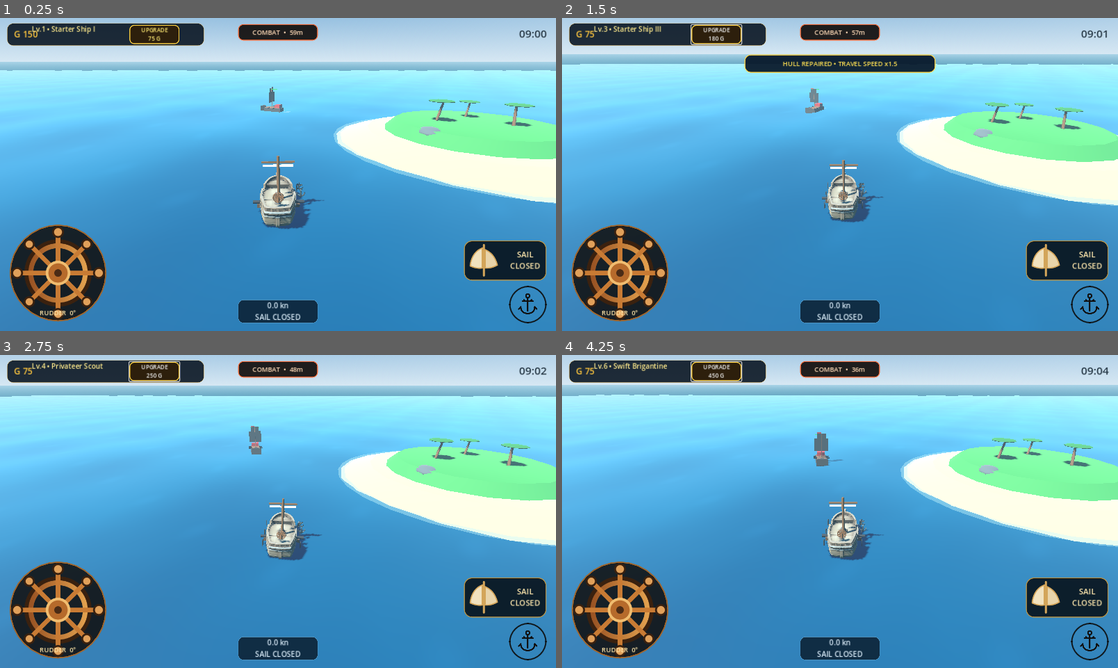
Above: before the commit, frames 1-4 (two rows, left to right).
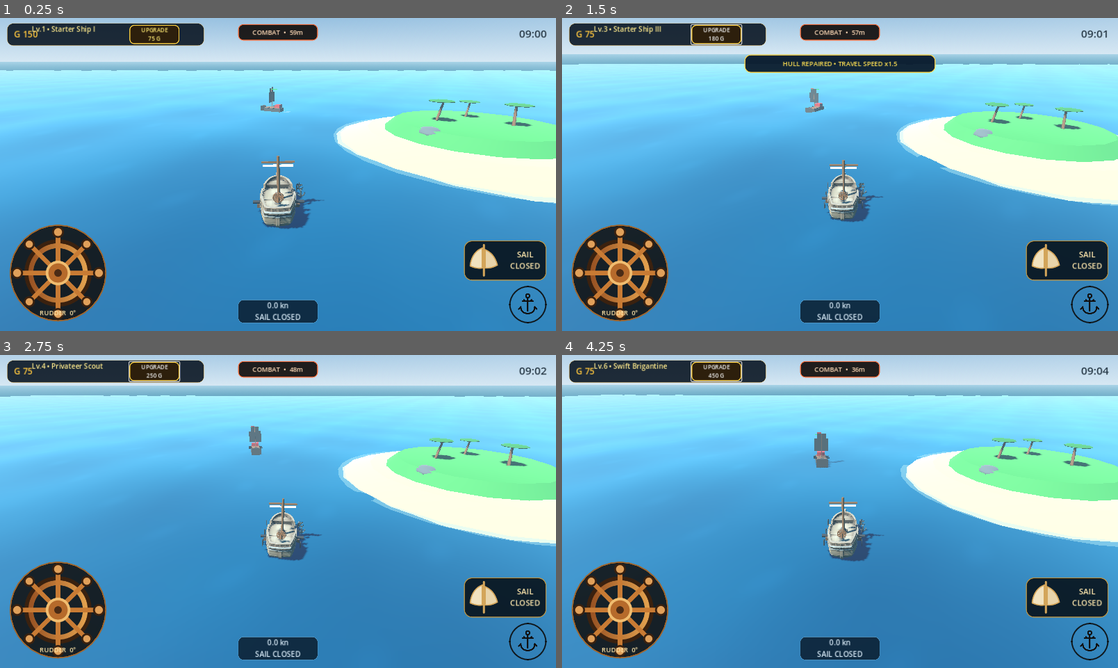
Above: after the commit, the same moments.

Repository: za99405com-ui/Pirate-Seasonline
Game: Godot game, scene res://scenes/world/world.tscn
Same seed, same stepped clock (60 frames per second), same inputs: the game is played once before the commit and once after it.
Inputs:
- Up to frame 1 (0.25 s): no input
- Up to frame 2 (1.5 s): click "UPGRADE 75 G" at 0.5 s; click "UPGRADE 120 G" at 1.25 s
- Up to frame 3 (2.75 s): click "UPGRADE 180 G" at 2 s
- Up to frame 4 (4.25 s): click "UPGRADE 250 G" at 2.75 s; click "UPGRADE 340 G" at 3.5 s

The runs differ from the first frame. In frame 1, less than 0.1% of the frame differs, in the area x 1-99%, y 16-68%; in frame 2, 0.2%; in frame 3, 0.3%; in frame 4, 0.5%, in the area x 0-100%, y 12-66%.

Commit message:
Expose exact shader wave sampling for real vessel bobbing, pitch/roll and gentle current

Diff:
--- a/godot_game/scripts/world/world.gd
+++ b/godot_game/scripts/world/world.gd
@@ -15,6 +15,7 @@
 var _daylight: float = 0.86
 var _lighting_refresh: float = 0.0
 var _ocean_shader: ShaderMaterial = null
+var _sea_time: float = 0.0
 
 @export_group("Sailing Camera")
 @export var camera_distance: float = 27.0
@@ -82,12 +83,30 @@
 	_snap_camera()
 
 func _process(delta: float) -> void:
+	_sea_time += delta
+	if _ocean_shader:
+		_ocean_shader.set_shader_parameter("sea_time", _sea_time)
 	# 24 in-game hours take 24 real minutes at the default setting.
 	_minute_of_day = fposmod(_minute_of_day + (game_minutes_per_real_minute / 60.0) * delta, 1440.0)
 	_lighting_refresh += delta
 	if _lighting_refresh >= 1.0:
 		_lighting_refresh = 0.0
 		_update_daylight()
+
+func get_wave_height(at: Vector3) -> float:
+	# Exact same three wave phases and coefficients as ocean_water.gdshader.
+	# The hull samples this at bow/stern/port/starboard each physics frame.
+	var a: float = sin(at.x * 0.14 + at.z * 0.09 + _sea_time * 0.62)
+	var b: float = sin(-at.x * 0.10 + at.z * 0.19 - _sea_time * 0.47)
+	var s: float = sin(at.x * 0.24 - at.z * 0.06 + _sea_time * 0.88)
+	return -0.12 + (0.52 * a + 0.33 * b + 0.15 * s) * 0.30
+
+func get_wave_push(at: Vector3) -> Vector2:
+	# Tiny swell/current: important while stationary, but not an ocean jet.
+	return Vector2(
+		sin(_sea_time * 0.41 + at.z * 0.12),
+		cos(_sea_time * 0.32 - at.x * 0.09)
+	) * 0.055
 
 func get_clock_text() -> String:
 	var total: int = int(floor(_minute_of_day))
